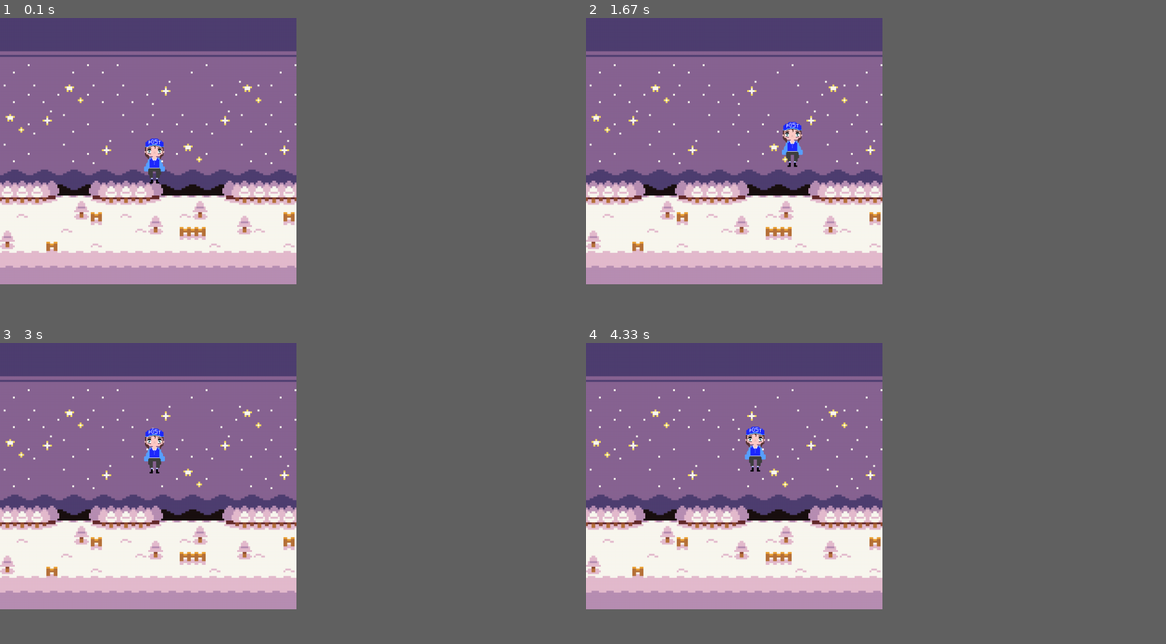
Above: before the commit, frames 1-4 (two rows, left to right).
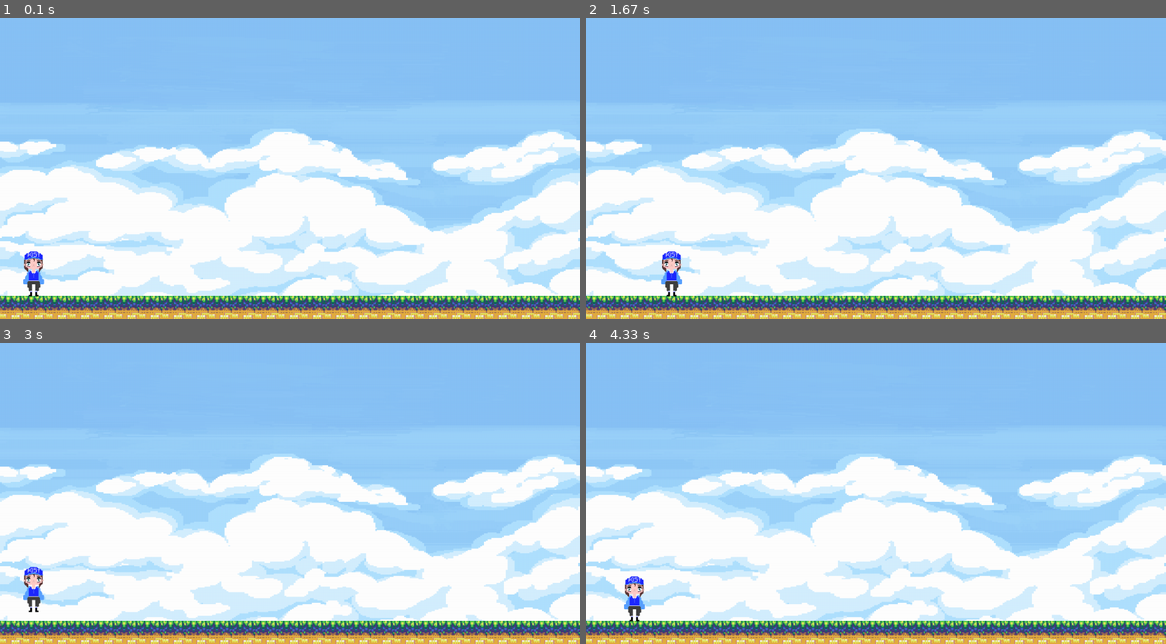
Above: after the commit, the same moments.

Repository: charlottetowellqut/PostDeliveryPyGame
Game: pygame game, started from main.py
Two runs of this game, one before a commit and one after it. Both use one fixed random seed, a clock stepped at 60 frames per second and the inputs below.
Inputs:
- Up to frame 1 (0.1 s): no input
- Up to frame 2 (1.67 s): hold Right 0.33-0.8 s; hold Up 0.83-1.13 s; hold Right 1.17-1.63 s
- Up to frame 3 (3 s): hold Left 1.67-2.2 s; hold Left 2.23-2.63 s; hold Up from 2.67 s (still down)
- Up to frame 4 (4.33 s): release Up at 3.03 s; hold Right 3.07-3.7 s; hold Left 3.73-4.2 s; hold Right from 4.23 s (still down)
The window is 460x414 before the commit and 900x468 after it. Grey fills any space a smaller window leaves; there, only what the larger window draws over its background counts as a difference.

The runs differ from the first frame. In frame 1, 79% of the frame differs, in the area x 0-100%, y 0-100%; in frame 2, 79%; in frame 3, 80%; in frame 4, 79%.

Commit message:
floor, jumping, gravity

Diff:
--- /dev/null
+++ b/Platform.py
@@ -0,0 +1,11 @@
+import pygame
+import os
+
+class Platform(pygame.sprite.Sprite):
+
+    def __init__(self, imagefile, x, y):
+        super().__init__()
+        self.image = pygame.image.load(os.path.join("./Media/", imagefile))
+        self.rect = self.image.get_rect()
+        self.rect.y = y
+        self.rect.x = x
--- /dev/null
+++ b/Player.py
@@ -0,0 +1,65 @@
+import pygame
+import os
+
+# Player Class
+class Player(pygame.sprite.Sprite):
+    def __init__(self, imagefile, x, y, vel, backGroundSize, floortiles):
+        super().__init__()
+        self.image = pygame.image.load(os.path.join("./Media/", imagefile))
+        self.rect = self.image.get_rect()
+        self.rect.y = y
+        self.rect.x = x
+
+        self.backGroundSize = backGroundSize
+        self.vel = vel #velocity
+        self.floortiles = floortiles
+
+        self.create_bottom_mask()
+
+
+    def Show(self, surface):
+        surface.blit(self.image, (self.rect.x, self.rect.y))
+
+    def create_bottom_mask(self):
+        # Get the bottom row of pixels from the sprite's rect
+        bottom_row = self.image.subsurface(pygame.Rect(0, self.rect.height - 1, self.rect.width, 1))
+        bottom_mask = pygame.mask.from_surface(bottom_row)
+
+        self.bottom_collision_mask = bottom_mask
+
+
+    def handleInput(self):
+        keys = pygame.key.get_pressed()
+        if keys[pygame.K_LEFT]:
+            self.walkHorizontal(-1*self.vel)
+        if keys[pygame.K_RIGHT]:
+            self.walkHorizontal(self.vel)
+        if keys[pygame.K_UP]:
+            self.walkVertical(-1*self.vel)
+        #if keys[pygame.K_DOWN]:
+        #    self.walkVertical(self.vel)
+
+            #to-do next
+            # set a floor
+            # set gravity
+            # set jumping
+
+    def walkHorizontal(self, vel):
+        newX = self.rect.x + vel
+        if not (newX < 0 or newX > (self.backGroundSize[0] - self.rect.width)): #cant walk off edge
+            self.rect.x += vel
+            if vel > 0:
+                #walk right animation
+                pass
+            else:
+                #walk left animation
+                pass
+            #set sprite back to looking straight
+
+    def walkVertical(self, vel):
+        #if vel > 0:
+        #    bottomPlatformCollision = pygame.sprite.spritecollide(self.bottom_collision_mask, self.floortiles, False)
+        #    if bottomPlatformCollision and vel > 0:
+        #        vel = 0
+        self.rect.y += vel
+        self.create_bottom_mask()
--- a/Sprite.py
+++ /dev/null
@@ -1,50 +0,0 @@
-import pygame
-import os
-
-# Sprite Class
-class Sprite(pygame.sprite.Sprite):
-    def __init__(self, imagefile, x, y, vel, backGroundSize):
-        super().__init__()
-        self.x = x #x position
-        self.y = y #y position
-        self.backGroundSize = backGroundSize
-        self.vel = vel
-        self.shape = pygame.image.load(os.path.join("./Media/", imagefile))
-
-    def Show(self, surface):
-        surface.blit(self.shape, (self.x, self.y))
-
-    def handleInput(self):
-        keys = pygame.key.get_pressed()
-        if keys[pygame.K_LEFT]:
-            self.walkHorizontal(-1*self.vel)
-        if keys[pygame.K_RIGHT]:
-            self.walkHorizontal(self.vel)
-        if keys[pygame.K_UP]:
-            self.walkVertical(-1*self.vel)
-        if keys[pygame.K_DOWN]:
-            self.walkVertical(self.vel)
-
-    def walkHorizontal(self, vel):
-        newX = self.x + vel
-        if not (newX < 0 or newX > (self.backGroundSize[0] - self.shape.get_width())): #cant walk of edge
-            self.x += vel
-            if vel > 0:
-                #walk right
-                pass
-            else:
-                #walk left:
-                pass
-            #set sprite back to looking straight
-
-    def walkVertical(self, vel):
-        newY = self.y + vel
-        if not (newY < 0 or newY > self.backGroundSize[1]-self.shape.get_height()):
-            self.y += vel
-            if vel > 0:
-                #walk down
-                pass
-            else:
-                #walk up
-                pass
-            #set sprite back to looking straight
--- a/main.py
+++ b/main.py
@@ -1,7 +1,7 @@
 import pygame
-import sys
 import os
-from Sprite import Sprite
+from Player import Player
+from Platform import Platform
 
 #init game
 pygame.init()
@@ -9,27 +9,55 @@
 #game clock
 clock = pygame.time.Clock()
 
-#game screen
-screenheight = 640
-screenwidth = 576
-backGroundSize = (screenheight, screenwidth)
-screen = pygame.display.set_mode(backGroundSize)# Load the background image here. Make sure the file exists!
-bg = pygame.image.load(os.path.join("./Media/", "Background2.png"))
+#game screen - full screen
+screen_info = pygame.display.Info()
+#screenwidth,screenheight = screen_info.current_w,screen_info.current_h-50 #-50 for top window bar
+
+#multiple of 50 - all tiles in this game are 50x50 squares
+screenwidth = 1250
+screenheight = 650
+backGroundSize = (screenwidth, screenheight)
+screen = pygame.display.set_mode(backGroundSize)
+
+
+bg = pygame.image.load(os.path.join("./Media/", "clouds.png"))
+
+allSprites = pygame.sprite.Group()
+
+#set grass tile floor across length of bg
+floortiles = pygame.sprite.Group()
+tilewidth = 50
+y = screenheight - tilewidth
+for i in range( int(screenwidth / tilewidth) + 1 ):
+    x = (i-1)*tilewidth
+    grassTile = Platform("grasstile.png", x, y)
+    floortiles.add(grassTile)
+    allSprites.add(grassTile)
+
 
 pygame.mouse.set_visible(0)
 pygame.display.set_caption('Little Game')
+
 vel = 2 #velocity
-Postie = Sprite("sprite1.png", 311, 261, vel, backGroundSize)
+gravity = -1 #gravity strength
+
+Postie = Player("sprite1.png", 50, y-100, vel, backGroundSize, floortiles)
+allSprites.add(Postie)
+print(backGroundSize)
 
 run = True
 while run:
     screen.blit(bg, (0, 0)) #draws bg image at initial coordinates
+    floortiles.draw(screen)
     clock.tick(60)
     for event in pygame.event.get():
         if event.type == pygame.QUIT:
             run = False
 
     Postie.handleInput()
+    floorCollision = pygame.sprite.spritecollide(Postie, floortiles, False)
+    if not floorCollision:
+        Postie.rect.y -= gravity
     Postie.Show(screen)
 
     pygame.display.update()
Binary file added: Media/clouds.png
Binary file added: Media/grasstile.png
Binary file added: Media/header.png
Binary file added: Media/horizontalbg.png
